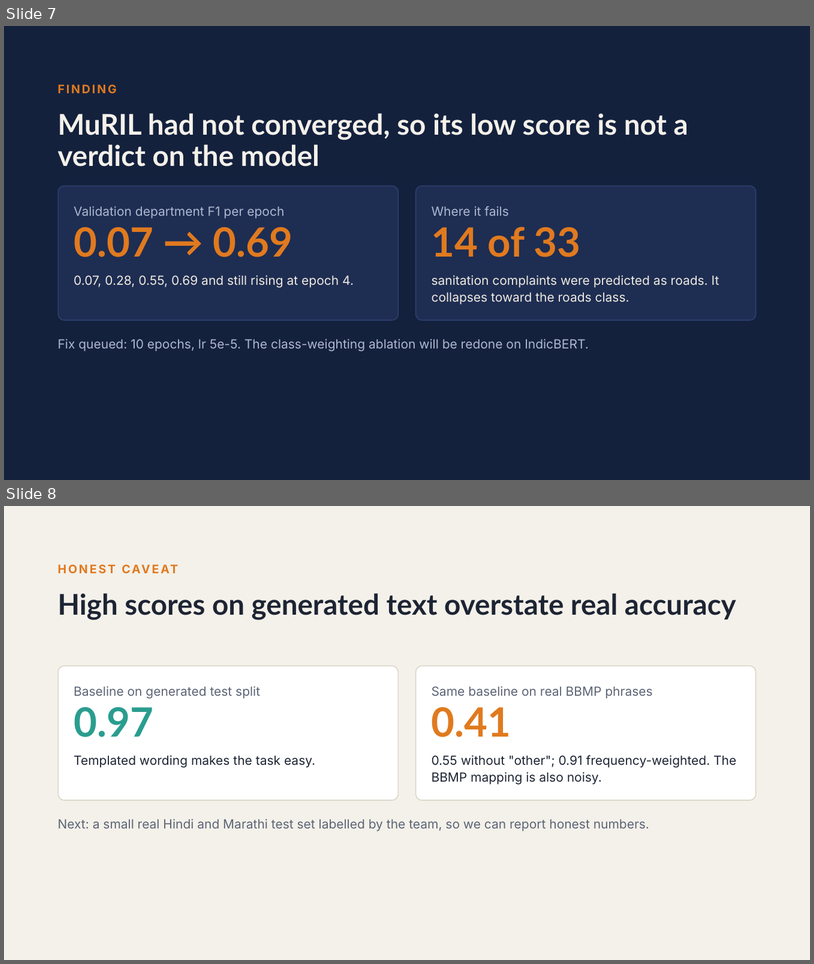
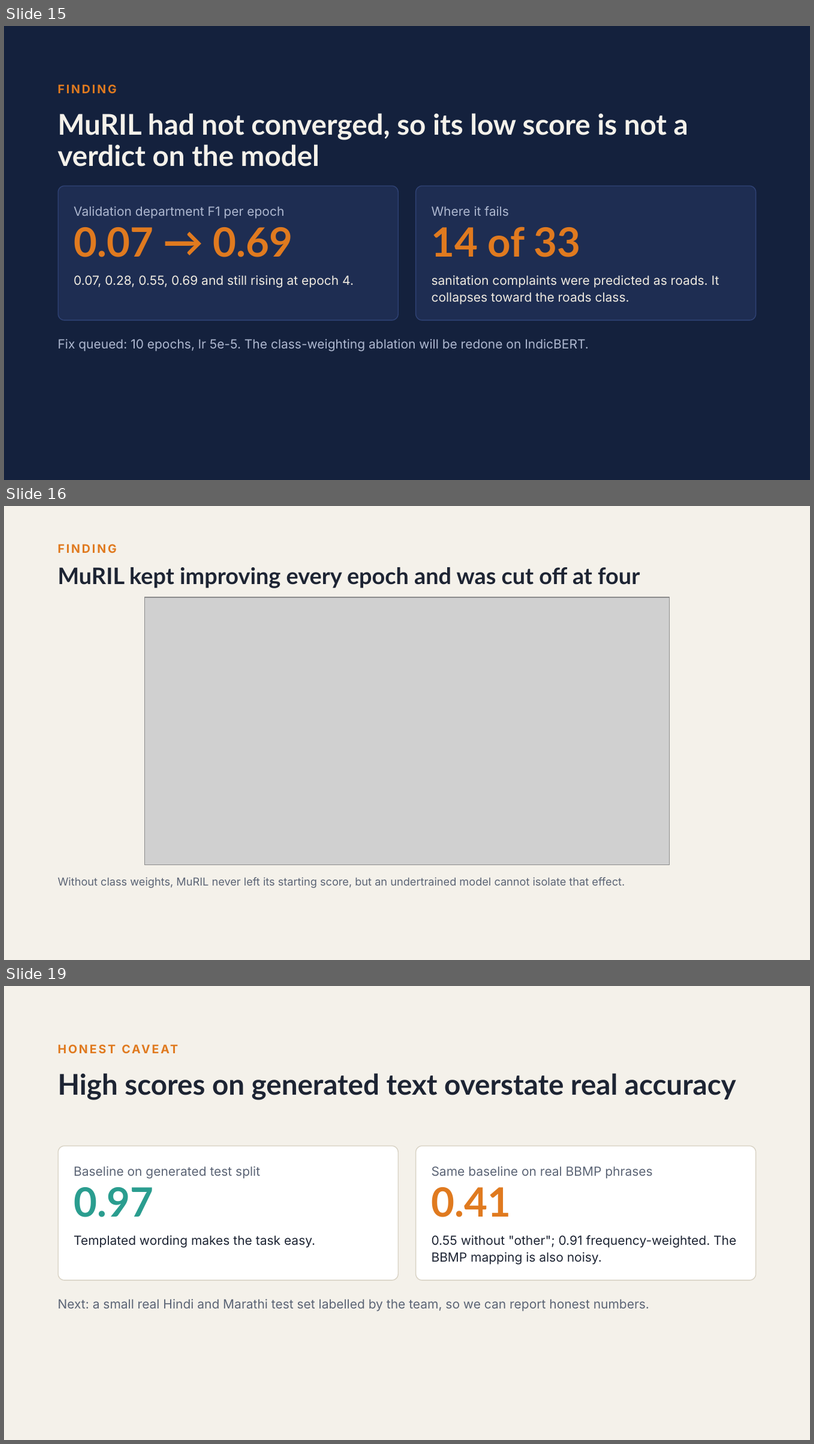
Before and after one commit to sam131725/public_grievenes, a slide deck: docs/slides/P8_Mid-term_Review.pptx. Shown one above the other, each under a label of ours: slides 7 and 8 before the commit, slides 15, 16 and 19 after it; the slides between them are not shown. The pictures are 814x964 and 814x1444 pixels, drawn with LibreOffice and Linux fonts; fonts in the diff are those of the drawing; grey boxes stand for pictures. Boxes give left, top, right and bottom in pixels: in the first picture for what was removed or moved away, otherwise in the second. Text is boxed around its words. In the diff, an @@ line names an element or a change of style, - is before the commit and + after.

```diff
--- a/docs/slides/P8_Mid-term_Review.pptx
+++ b/docs/slides/P8_Mid-term_Review.pptx
@@ slide 16 added at [4,506,810,960], background #F4F1EA @@
@@ text added at [58,544,117,553], 14 pt, text #E07A1F, bold @@
+FINDING
@@ title added at [58,567,640,588], 27 pt, text #1D2433, bold @@
+MuRIL kept improving every epoch and was cut off at four
@@ picture added at [145,597,670,865] @@
@@ text added at [58,877,625,888], 13 pt, text #5B6475 @@
+Without class weights, MuRIL never left its starting score, but an undertrained model cannot isolate that effect.
@@ what was slide 7 is now slide 15 @@
@@ what was slide 8 is now slide 19 @@
```
Also in this commit, not shown: 1 slide changed, 12 other slides added.
